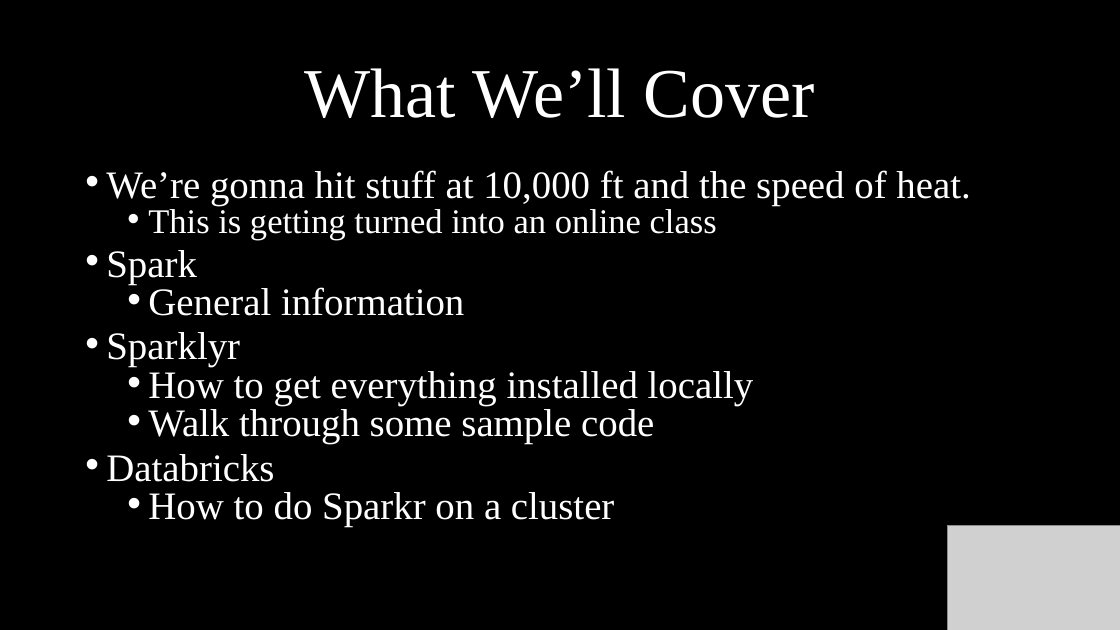
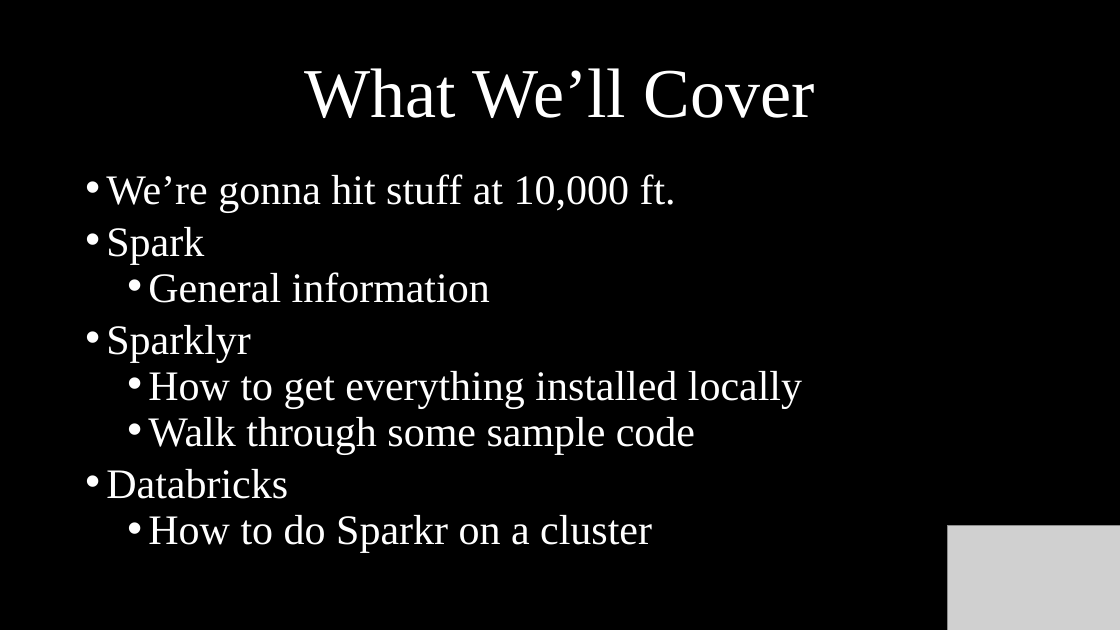
Before and after one commit to MassStreetAnalytics/getting-started-with-sparklyr, a slide deck: slide 4 of Documents/Deck/Getting Started With Sparklyr.pptx (slide 5 before the commit). Drawn at 1120x630 pixels with LibreOffice and Linux fonts; fonts in the diff are those of the drawing; grey boxes stand for pictures; background and template pictures are left out. Boxes give left, top, right and bottom in pixels: in the first picture for what was removed or moved away, otherwise in the second. Text is boxed around its words. In the diff, an @@ line names an element or a change of style, - is before the commit and + after.

Commit message:
Updating presentation

```diff
--- a/Documents/Deck/Getting Started With Sparklyr.pptx
+++ b/Documents/Deck/Getting Started With Sparklyr.pptx
@@ text at [106, 174, 676, 212]: text changed; size 33.3 to 36 pt @@
-• We’re gonna hit stuff at 10,000 ft and the speed of heat.
-  • This is getting turned into an online class
+• We’re gonna hit stuff at 10,000 ft.
@@ text at [106, 227, 802, 552]: size 33.3 to 36 pt in "Spark", "General information", "Sparklyr", "How to get everything installed locally" and 3 more places; line spacing 0.7 to 0.8 @@
```
Also in this commit, not shown: 2 slides added, 3 slides removed, 5 other files.
